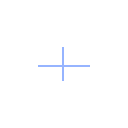
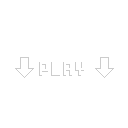
Before/after of a 128 x 128 layered artwork. What changed in the layer stack:
removed layer "Layer 1" over (x1=38, y1=47, x2=90, y2=81)
added layer "Layer 5" above "Layer 4" over (x1=95, y1=57, x2=114, y2=78)
added layer "Layer 4" above "Layer 3" over (x1=15, y1=57, x2=34, y2=78)
added layer "Layer 3" above "Layer 2" over (x1=39, y1=62, x2=90, y2=76)
added layer "Layer 2" above "Background" over (x1=64, y1=64, x2=67, y2=71)
